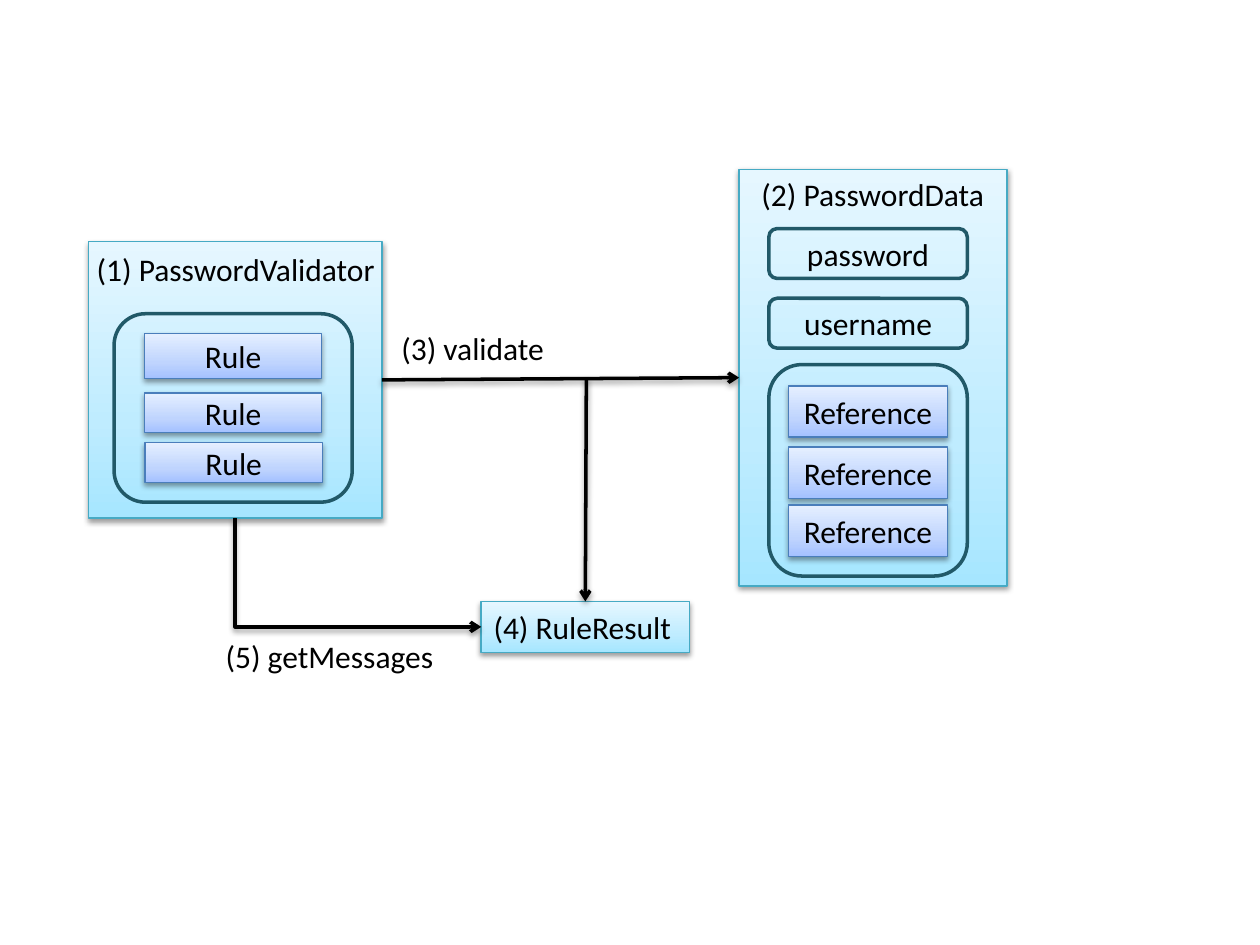
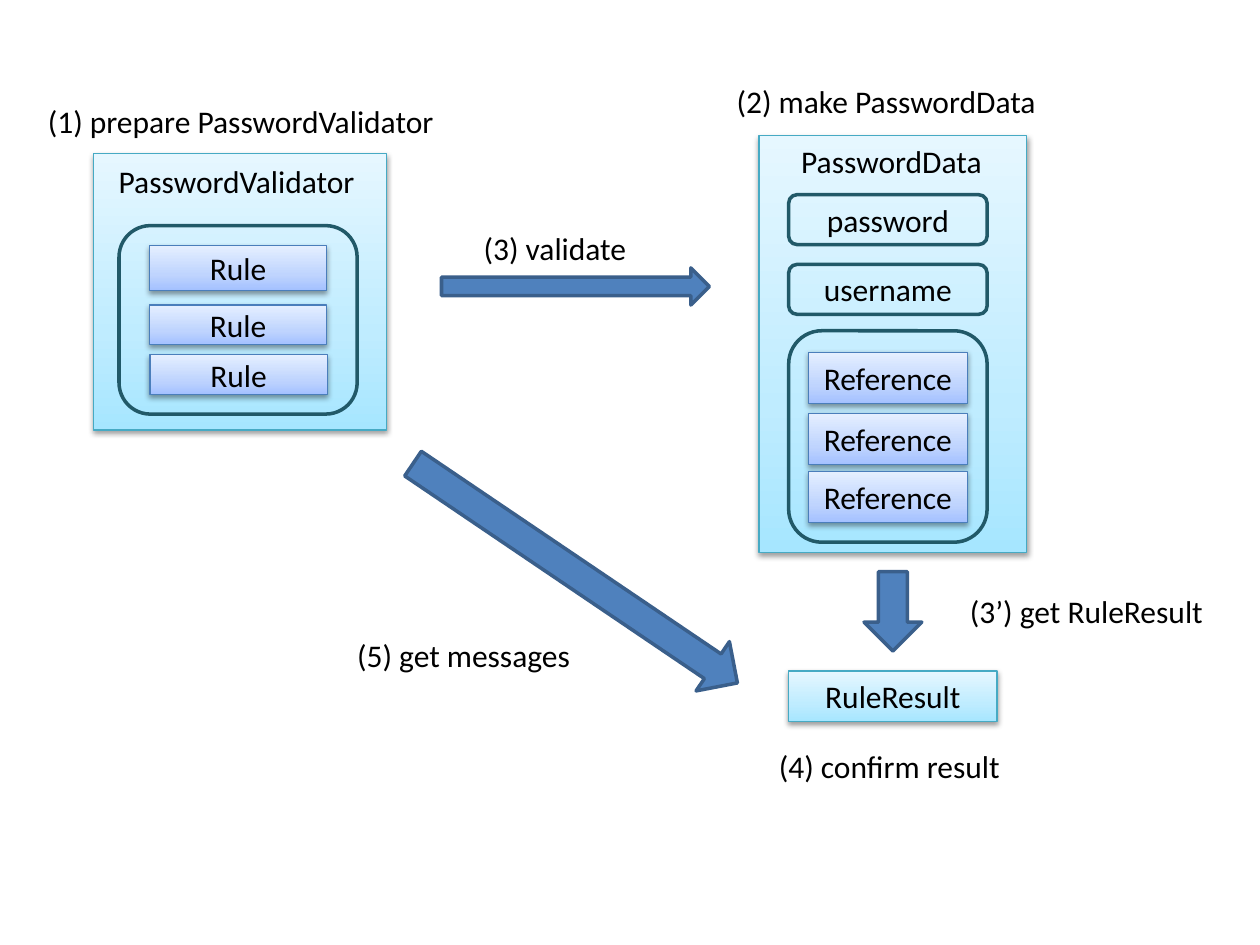
Before and after one commit to ynojima/guideline, a slide deck: slide 3 of source/Security/images_SecureLoginDemo/materialSecureLoginDemo.pptx. Drawn at 1260x945 pixels with LibreOffice and Linux fonts; fonts in the diff are those of the drawing. Boxes give left, top, right and bottom in pixels: in the first picture for what was removed or moved away, otherwise in the second. Text is boxed around its words. In the diff, an @@ line names an element or a change of style, - is before the commit and + after.

```diff
--- a/source/Security/images_SecureLoginDemo/materialSecureLoginDemo.pptx
+++ b/source/Security/images_SecureLoginDemo/materialSecureLoginDemo.pptx
@@ text added at bbox=[48, 110, 434, 138], 18 pt, text #000000 @@
+(1) prepare PasswordValidator
@@ text added at bbox=[737, 90, 1035, 117], 18 pt, text #000000 @@
+(2) make PasswordData
@@ 4 rectangles, 1 rounded rectangle: place and size @@
-4 rectangles, 1 rounded rectangle at bbox=[88, 242, 382, 518]
+4 rectangles, 1 rounded rectangle at bbox=[93, 154, 387, 430]
@@ text at bbox=[119, 171, 355, 194]: text changed @@
-(1) PasswordValidator
+PasswordValidator
@@ text at bbox=[801, 151, 981, 174]: text changed @@
-(2) PasswordData
+PasswordData
@@ text "(3) validate": place and size @@
-text "(3) validate" at bbox=[401, 337, 543, 364]
+text "(3) validate" at bbox=[484, 237, 626, 264]
@@ right arrow added at bbox=[441, 268, 709, 305], fill #4F81BD, outline #3A5F8C 2 pt @@
@@ 4 rectangles, 3 rounded rectangles: place and size @@
-4 rectangles, 3 rounded rectangles at bbox=[740, 169, 1008, 586]
+4 rectangles, 3 rounded rectangles at bbox=[759, 136, 1027, 553]
@@ arrow removed from (382, 381) to (740, 378) @@
@@ arrow removed from (586, 378) to (586, 601) @@
@@ right arrow added at bbox=[396, 438, 754, 707], fill #4F81BD, outline #3A5F8C 2 pt @@
@@ elbow arrow removed from (236, 518) to (481, 627) @@
@@ down arrow added at bbox=[864, 572, 922, 651], fill #4F81BD, outline #3A5F8C 2 pt @@
@@ text added at bbox=[970, 600, 1203, 629], 18 pt, text #000000 @@
+(3’) get RuleResult
@@ text at bbox=[357, 644, 570, 673]: text changed @@
-(5) getMessages
+(5) get messages
@@ rectangle "RuleResult": place and size @@
-rectangle "RuleResult" at bbox=[481, 601, 689, 651]
+rectangle "RuleResult" at bbox=[789, 670, 997, 721]
@@ text in rectangle at bbox=[825, 686, 960, 709]: text changed @@
-(4) RuleResult
+RuleResult
@@ text added at bbox=[779, 755, 1000, 782], 18 pt, text #000000 @@
+(4) confirm result
```
Also in this commit, not shown: 2 other files.
